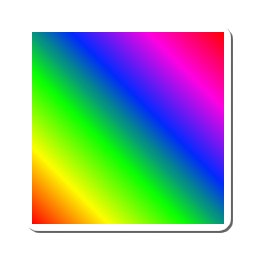
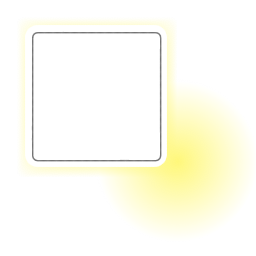
Layer changes from the first w=256, h=256 image to the second:
added group "leafpoint_modes" with 8 layers above "coloring_mode" over [17, 17, 256, 240]
added layer "leafpoint_icon" in group "leafpoint_modes" over [17, 17, 192, 192]
added layer "highlight" (1st of 2, in "leafpoint_modes") in group "leafpoint_modes" over [17, 17, 256, 240]
hid group "coloring_mode" (3 layers) over [17, 17, 256, 240]
